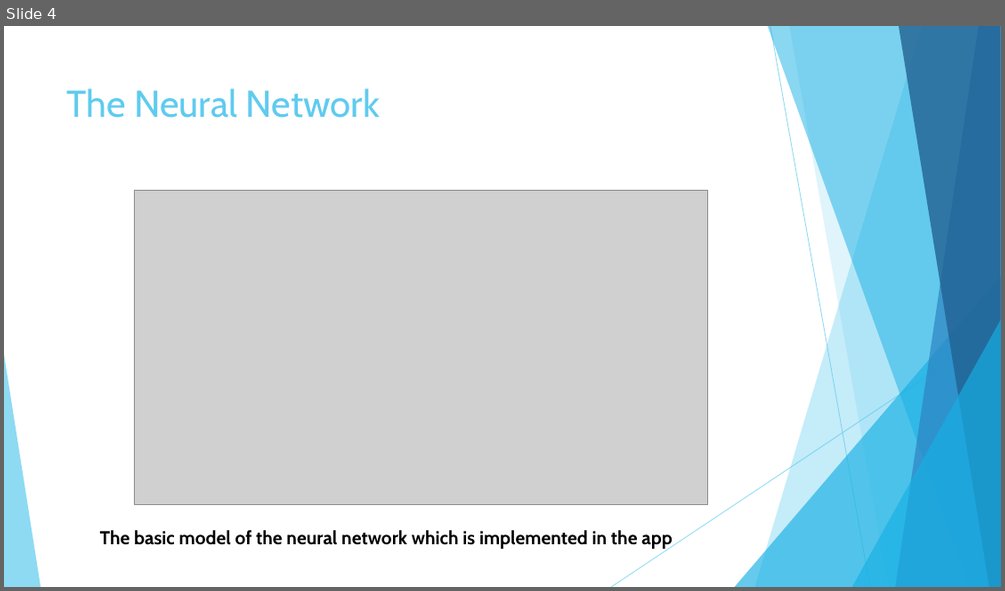
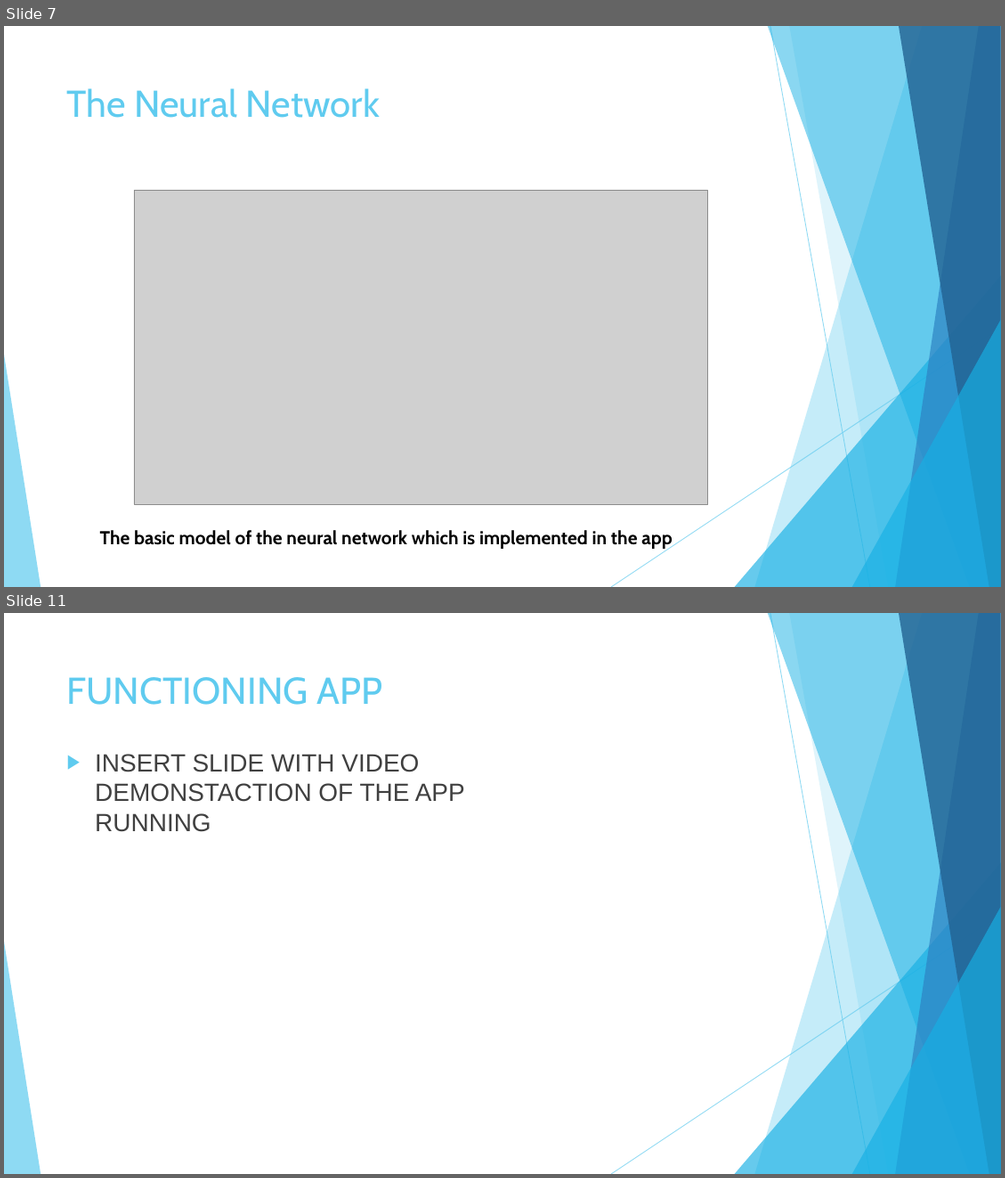
Before and after one commit to kmck712/FYP, a slide deck: porjectPosterThing.pptx. Shown one above the other, each under a label of ours: slide 4 before the commit, slides 7 and 11 after it; the slides between them are not shown. The pictures are 1005x591 and 1005x1178 pixels, drawn with LibreOffice and Linux fonts; fonts in the diff are those of the drawing; grey boxes stand for pictures. Boxes give left, top, right and bottom in pixels: in the first picture for what was removed or moved away, otherwise in the second. Text is boxed around its words. In the diff, an @@ line names an element or a change of style, - is before the commit and + after.

```diff
--- a/porjectPosterThing.pptx
+++ b/porjectPosterThing.pptx
@@ slide 11 added at [4,613,1001,1174], background #FFFFFF; not listed: 10 template elements that a slide beside it also shows @@
@@ title added at [67,677,382,705], 36 pt, text #5FCBEF @@
+FUNCTIONING APP
@@ text added at [95,754,465,832], 24 pt, text #404040 @@
+▶ INSERT SLIDE WITH VIDEO DEMONSTACTION OF THE APP RUNNING
@@ what was slide 4 is now slide 7 @@
```
Also in this commit, not shown: 2 slides changed, 9 other slides added, 2 slides removed, 17 other files.
